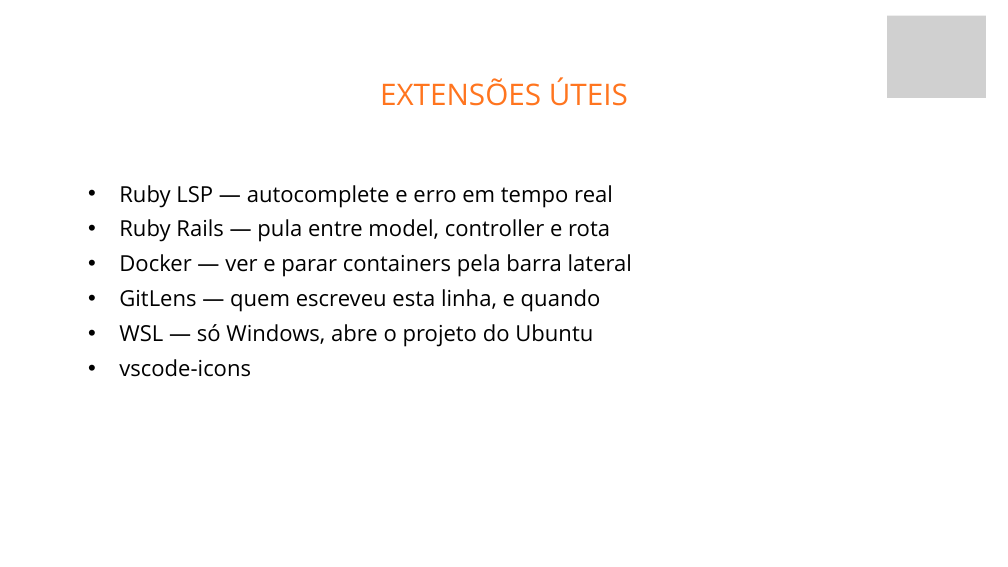
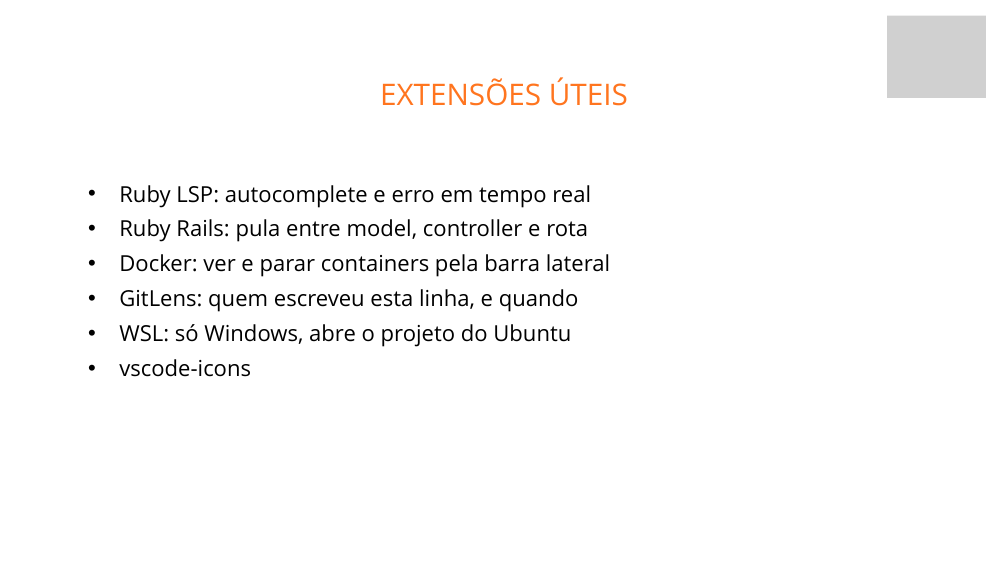
Before and after one commit to fabriciosiqueira08/capacitacao-gabarito, a slide deck: slide 5 of slides/build/aula-01-fundamentos-de-back-end.pptx. Drawn at 1008x567 pixels with LibreOffice and Linux fonts; fonts in the diff are those of the drawing; grey boxes stand for pictures; background and template pictures are left out. Boxes give left, top, right and bottom in pixels: in the first picture for what was removed or moved away, otherwise in the second. Text is boxed around its words. In the diff, an @@ line names an element or a change of style, - is before the commit and + after.

```diff
--- a/slides/build/aula-01-fundamentos-de-back-end.pptx
+++ b/slides/build/aula-01-fundamentos-de-back-end.pptx
@@ text at box(119, 185, 610, 347): text changed @@
-  • Ruby LSP — autocomplete e erro em tempo real
-  • Ruby Rails — pula entre model, controller e rota
-  • Docker — ver e parar containers pela barra lateral
-  • GitLens — quem escreveu esta linha, e quando
-  • WSL — só Windows, abre o projeto do Ubuntu
+  • Ruby LSP: autocomplete e erro em tempo real
+  • Ruby Rails: pula entre model, controller e rota
+  • Docker: ver e parar containers pela barra lateral
+  • GitLens: quem escreveu esta linha, e quando
+  • WSL: só Windows, abre o projeto do Ubuntu
```
Also in this commit, not shown: 17 other slides changed, 7 other files.
